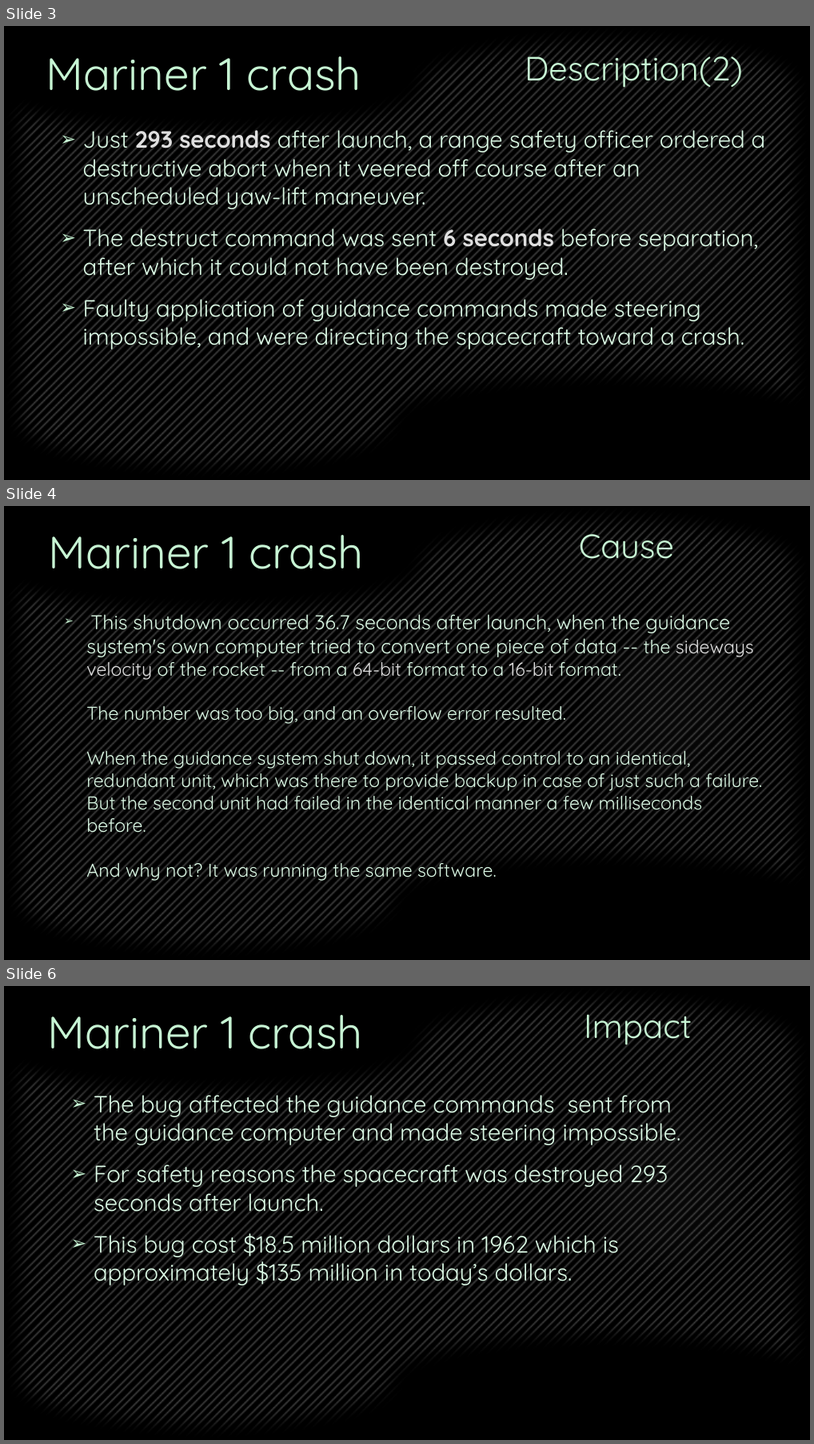
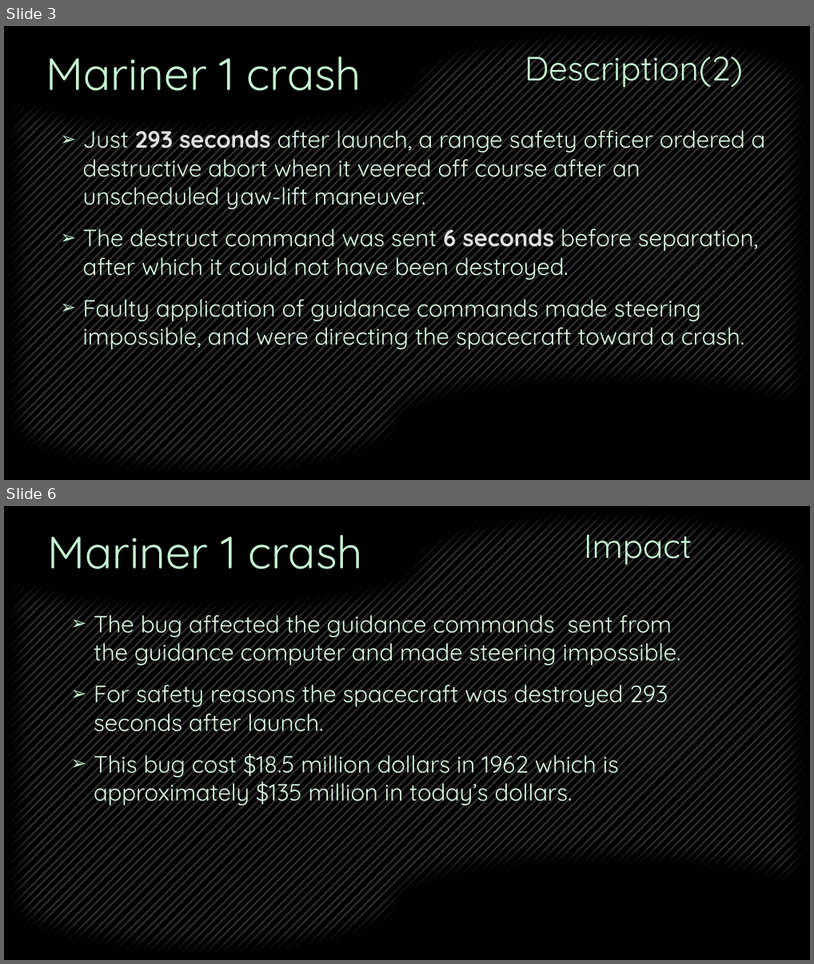
Before and after one commit to Team-Griffin-SQA-2015/Presentation-Preparations, a slide deck: Mariner1Crash.pptx. Shown one above the other, each under a label of ours: slides 3, 4 and 6 before the commit, slides 3 and 6 after it; the slides between them are not shown. The pictures are 814x1444 and 814x964 pixels, drawn with LibreOffice and Linux fonts; fonts in the diff are those of the drawing; background and template pictures are left out. Boxes give left, top, right and bottom in pixels: in the first picture for what was removed or moved away, otherwise in the second. Text is boxed around its words. In the diff, an @@ line names an element or a change of style, - is before the commit and + after.

```diff
--- a/Mariner1Crash.pptx
+++ b/Mariner1Crash.pptx
@@ slide 4 removed at box(4, 506, 810, 960), background picture (left out); not listed: 2 template elements that a slide beside it also shows @@
@@ title removed at box(579, 529, 674, 567) @@
-Cause
@@ text removed at box(49, 535, 364, 569) @@
-Mariner 1 crash
@@ text removed at box(86, 608, 762, 836) @@
-➢ This shutdown occurred 36.7 seconds after launch, when the guidance system's own computer tried to convert one piece of data -- the sideways velocity of the rocket -- from a 64-bit format to a 16-bit format.
-  The number was too big, and an overflow error resulted.
-  When the guidance system shut down, it passed control to an identical, redundant unit, which was there to provide backup in case of just such a failure. But the second unit had failed in the identical manner a few milliseconds before.
-  And why not? It was running the same software.
```
Also in this commit, not shown: 1 slide changed, 1 slide added.
